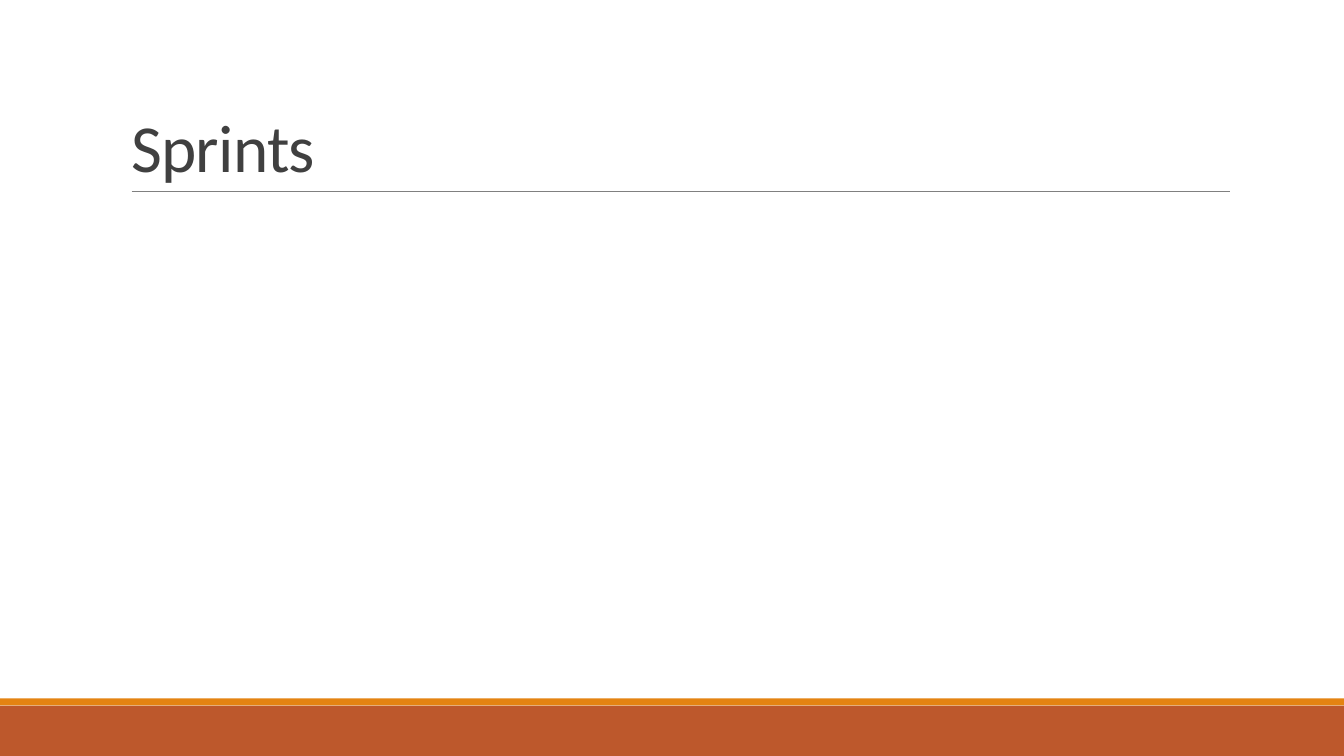
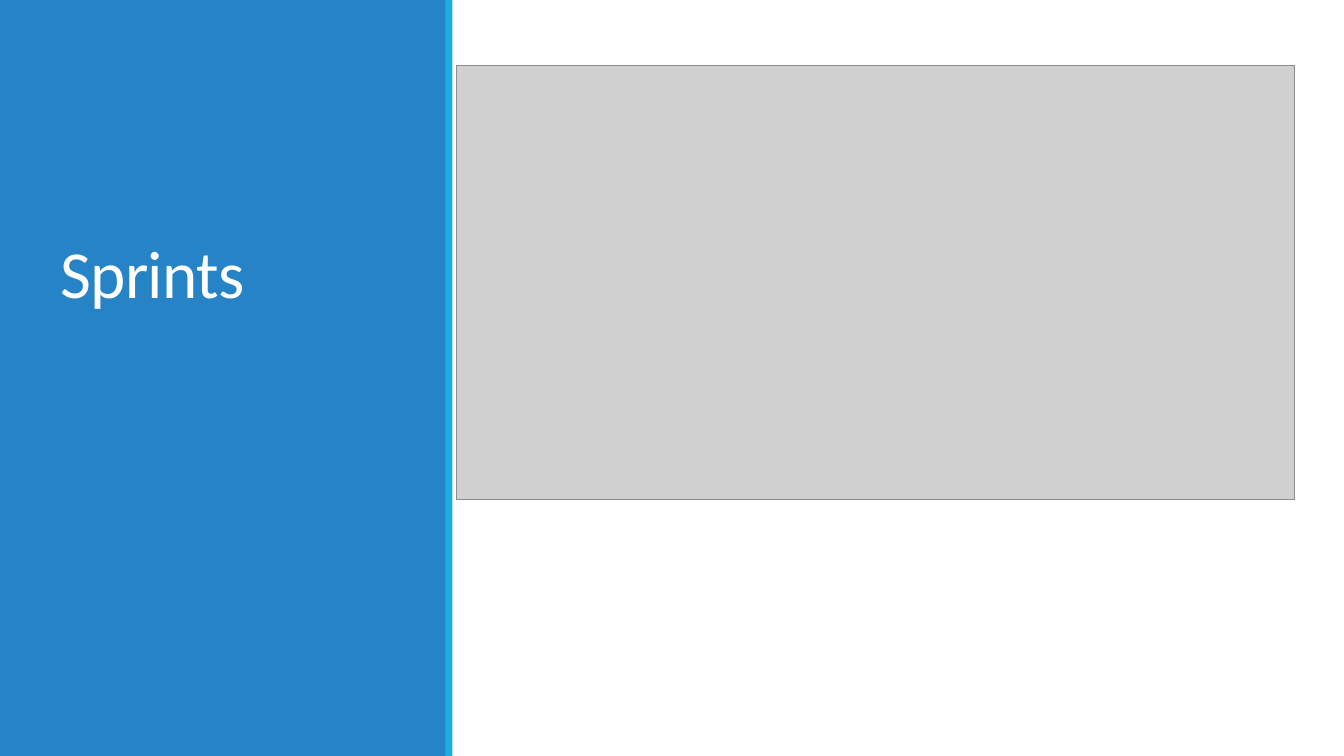
Before and after one commit to JouriTas/Projectwerk-IT-project, a slide deck: slide 10 of Scrum Artifacts/Sprint5/IT-Projectwerk 2022.pptx (slide 9 before the commit). Drawn at 1344x756 pixels with LibreOffice and Linux fonts; fonts in the diff are those of the drawing; grey boxes stand for pictures. Boxes give left, top, right and bottom in pixels: in the first picture for what was removed or moved away, otherwise in the second. Text is boxed around its words. In the diff, an @@ line names an element or a change of style, - is before the commit and + after.

Commit message:
powerpoint met screenshots en andere opmaak

```diff
--- a/Scrum Artifacts/Sprint5/IT-Projectwerk 2022.pptx
+++ b/Scrum Artifacts/Sprint5/IT-Projectwerk 2022.pptx
@@ rectangle added at <box>0,0,447,756</box>, fill #2683C6 @@
@@ rectangle added at <box>446,0,453,756</box>, fill #1CADE4 @@
@@ title "Sprints": place and size @@
-title "Sprints" at <box>131,126,315,183</box>
+title "Sprints" at <box>60,252,244,309</box>
@@ title "Sprints" at <box>60,252,244,309</box>: text colour #404040 to #FFFFFF @@
@@ picture added at <box>457,66,1295,500</box> @@
@@ line removed from (132, 192) to (1231, 192) @@
@@ rectangle removed at <box>0,706,1344,756</box> @@
@@ rectangle removed at <box>0,699,1344,706</box> @@
```
Also in this commit, not shown: 11 other slides changed, 3 slides added.
